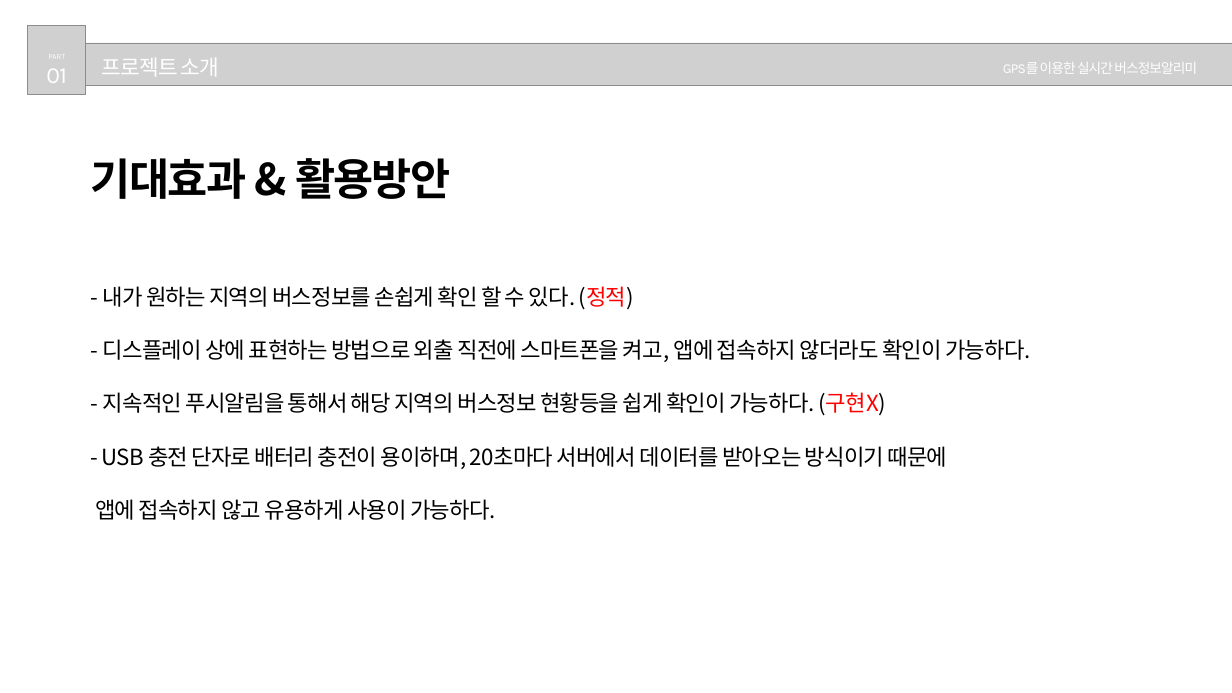
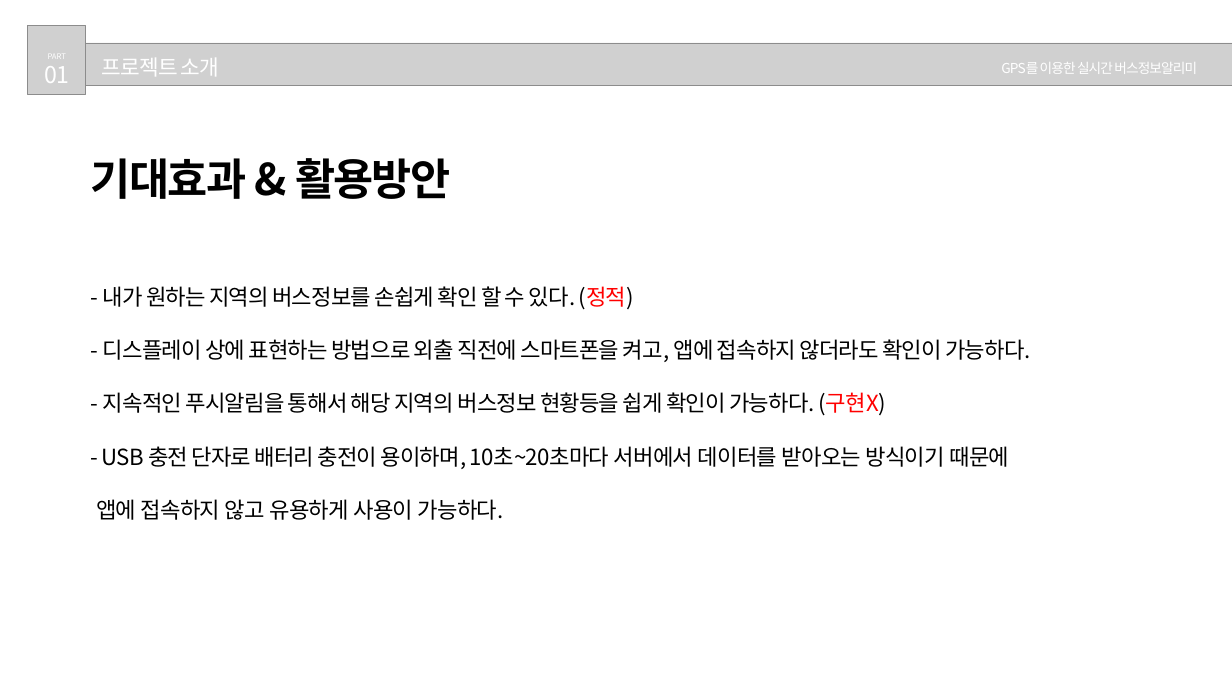
Before and after one commit to Hwan0808/Capstone_Project, a slide deck: slide 4 of 종합프로젝트설계_발표자료.pptx. Drawn at 1232x693 pixels with LibreOffice and Linux fonts; fonts in the diff are those of the drawing; grey boxes stand for pictures. Boxes give left, top, right and bottom in pixels: in the first picture for what was removed or moved away, otherwise in the second. Text is boxed around its words. In the diff, an @@ line names an element or a change of style, - is before the commit and + after.

```diff
--- a/종합프로젝트설계_발표자료.pptx
+++ b/종합프로젝트설계_발표자료.pptx
@@ text "01" at (44, 66, 69, 83): font Karla to Noto Sans CJK KR @@
@@ text "GPS를 이용한 실시간 버스정보알리미" at (1001, 62, 1197, 74): font Karla to Noto Sans CJK KR @@
@@ text at (102, 446, 1010, 469): text changed @@
-- USB 충전 단자로 배터리 충전이 용이하며, 20초마다 서버에서 데이터를 받아오는 방식이기 때문에
+- USB 충전 단자로 배터리 충전이 용이하며, 10초~20초마다 서버에서 데이터를 받아오는 방식이기 때문에
```
Also in this commit, not shown: 3 other slides changed.
